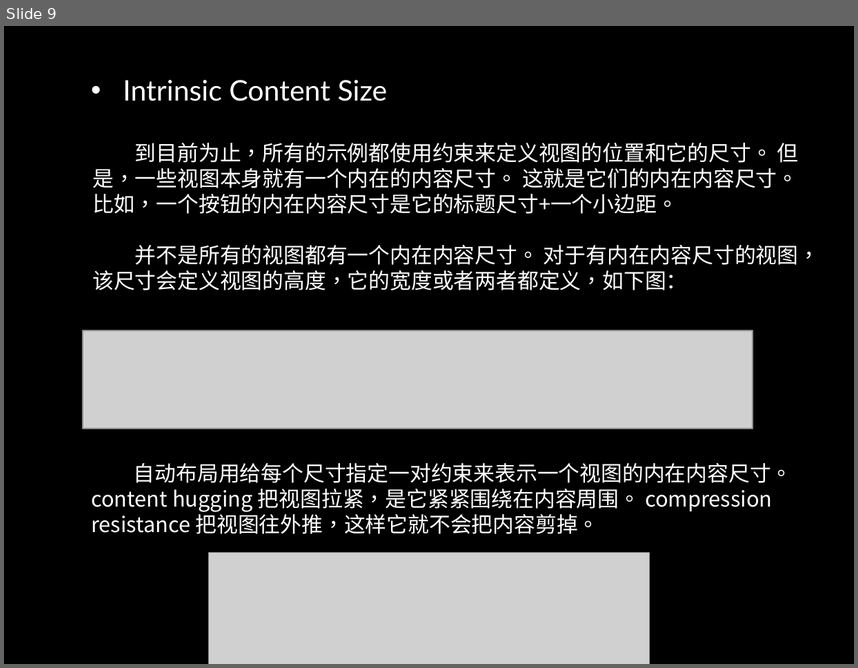
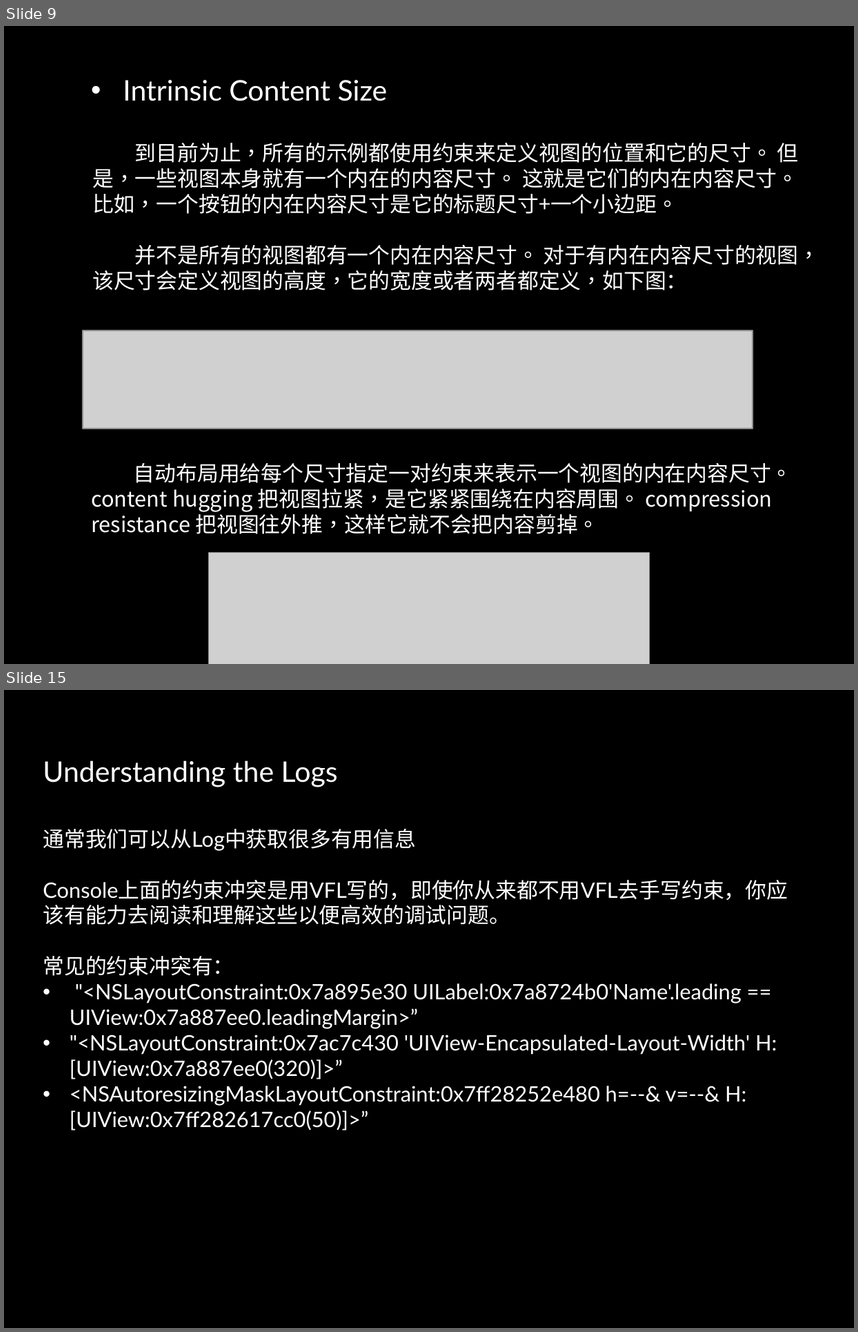
Before and after one commit to danalu/MyApp, a slide deck: Auto Layout.pptx. Shown one above the other, each under a label of ours: slide 9 before the commit, slides 9 and 15 after it; the slides between them are not shown. The pictures are 858x668 and 858x1332 pixels, drawn with LibreOffice and Linux fonts; fonts in the diff are those of the drawing; grey boxes stand for pictures; background and template pictures are left out. Boxes give left, top, right and bottom in pixels: in the first picture for what was removed or moved away, otherwise in the second. Text is boxed around its words. In the diff, an @@ line names an element or a change of style, - is before the commit and + after.

```diff
--- a/Auto Layout.pptx
+++ b/Auto Layout.pptx
@@ slide 15 added at <box>4,690,854,1328</box>, background picture (left out) @@
@@ text added at <box>43,760,338,787</box>, 24 pt, text #FFFFFF @@
+Understanding the Logs
@@ text added at <box>43,829,788,1130</box>, 18 pt, text #FFFFFF @@
+通常我们可以从Log中获取很多有用信息
+Console上面的约束冲突是用VFL写的，即使你从来都不用VFL去手写约束，你应该有能力去阅读和理解这些以便高效的调试问题。
+常见的约束冲突有：
+• "<NSLayoutConstraint:0x7a895e30 UILabel:0x7a8724b0'Name'.leading == UIView:0x7a887ee0.leadingMargin>”
+• "<NSLayoutConstraint:0x7ac7c430 'UIView-Encapsulated-Layout-Width' H:[UIView:0x7a887ee0(320)]>”
+• <NSAutoresizingMaskLayoutConstraint:0x7ff28252e480 h=--& v=--& H:[UIView:0x7ff282617cc0(50)]>”
```
Also in this commit, not shown: 3 slides changed, 6 other slides added.
